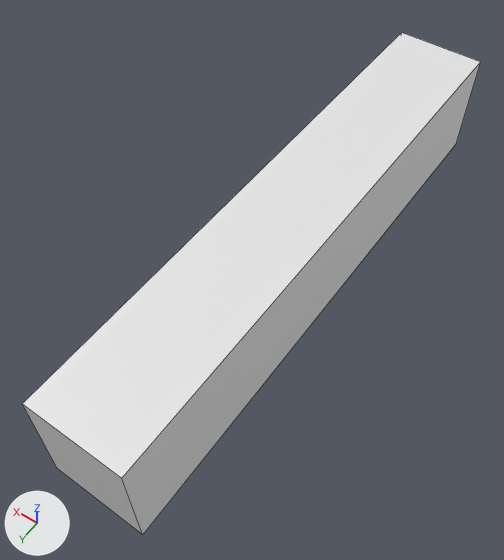
One commit to the OBJ model Meshes/block_6x1.obj: the scene before it, then after it.
Camera for both pictures: a 50 mm lens placed at (-1.86, 4.03, 5.9), pointed at (0.62, 0.56, 0.45). Lighting does not change. The marker at lower left points along +X, +Y and +Z. Mesh edges are drawn as thin lines. Where no turn or scale is listed for an object, it has been applied to the vertices.

In view in the first picture: 'block_6x1'.
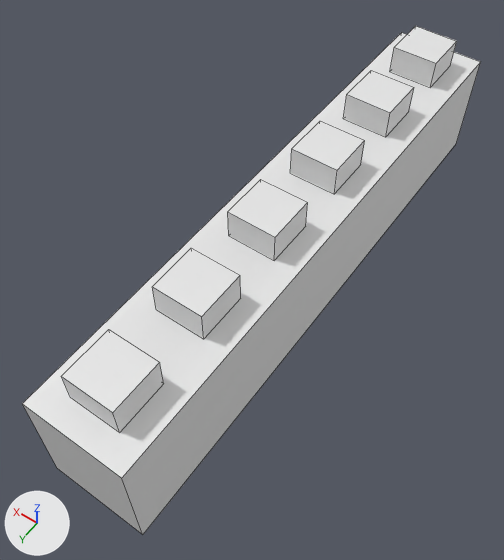
Pixel boxes [x1, y1, x2, y2] of what changed, in the pictures (504 x 560 px):
'block_6x1', reshaped
    before: [22, 33, 480, 534]
    after: [22, 26, 480, 534]
part 1 of me_block_6x1, added
    after: [61, 26, 457, 432]

The change, as a list of edits to the scene's bpy script:
```text
Change me_block_6x1:
    used by ob_block_6x1; location = (0.0, 0.0, 0.0)
    remove me_block_6x1.from_pydata(...)  # 8 vertices, 6 faces; spans x 0.0..1.0, y -3.0..3.0, z 0.0..1.2
    add me_block_6x1.from_pydata(...)  # 56 vertices, 36 faces; spans x 0.0..1.0, y -3.0..3.0, z 0.0..1.5
    me_block_6x1 part 1
    24 vertices are added at x 0.25, y -2.75..2.75, z 1.19..1.5
    24 new vertices lie (0.5, 0.0, 0.0) away from vertices in x 0.25, y -2.75..2.75, z 1.19..1.5
    30 new faces join them
```
